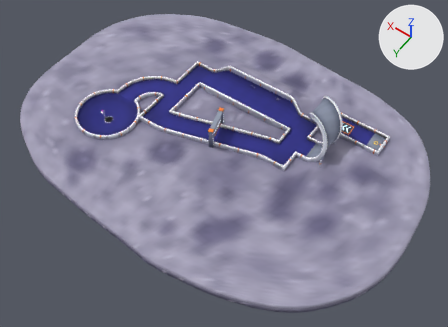
The glTF model ui/3d/minigolf/course-18.glb as it was, and as the next commit left it.
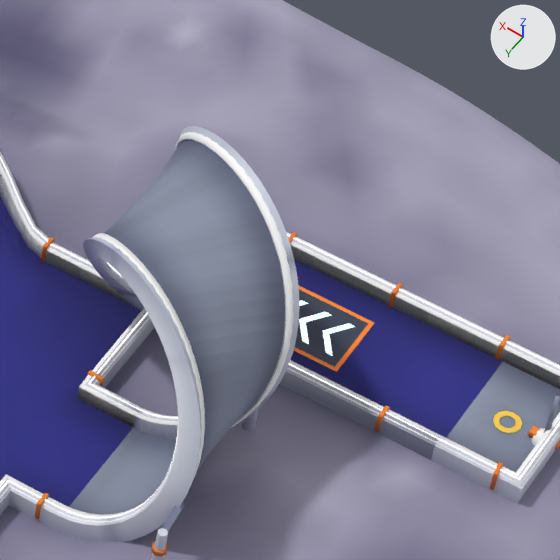
Old and new are each drawn whole from a 50 mm camera at (-7.8, 31.7, 36.6) aimed at (9.5, 7.4, -1.6) and again close up on the part from 66% to 86% of the width and 23% to 50% of the height. The lights are fixed; the arrows at upper right show +X, +Y and +Z. The first two pictures are the older version. Where no turn or scale is listed for an object, it has been applied to the vertices. Vertices at exactly the same position are counted once.

In view in the first close-up: 'floor-felt', 'floor-metal', 'rail-metal', 'rail-trim', 'scenery-matte', 'scenery-satin' and 3 more.
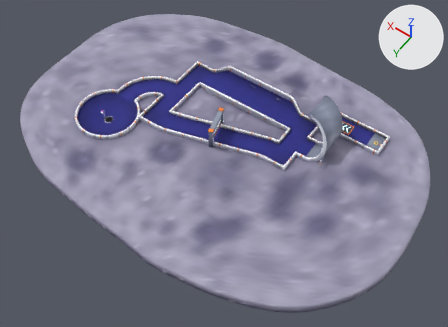
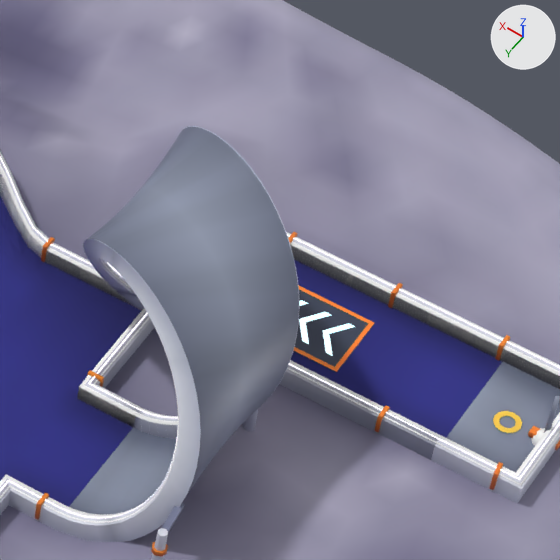
Changed parts and their boxes [x1, y1, x2, y2] in the close-ups (560 x 560 px):
'scenery-satin', reshaped: before [151, 285, 522, 560]; after [88, 127, 522, 560]
part 1 of me_scenery_satin_mesh, added: after [88, 127, 299, 496]
'floor-metal', unchanged, covered by the edit: before [69, 140, 560, 515]; after [69, 362, 560, 515]

Patch to the scene script:
```diff
--- a/ui/3d/minigolf/course-18.glb.py
+++ b/ui/3d/minigolf/course-18.glb.py
@@ me_scenery_satin_mesh @@
 # used by ob_scenery_satin; location = (0.0, 0.0, 0.0)
-me_scenery_satin_mesh.from_pydata(...)  # 435 vertices, 740 faces; spans x 0.3..20.2, y -1.3..9.8, z -0.6..1.8
+me_scenery_satin_mesh.from_pydata(...)  # 700 vertices, 1156 faces; spans x 0.3..20.2, y -1.3..9.8, z -0.6..2.8
+# me_scenery_satin_mesh part 1: a new loose piece of 265 vertices spanning x 2.7..5.7, y -1.0..4.6, z -0.1..2.8, in mat_kit_satin
 me_scenery_satin_mesh.materials.append(mat_kit_satin)
```
